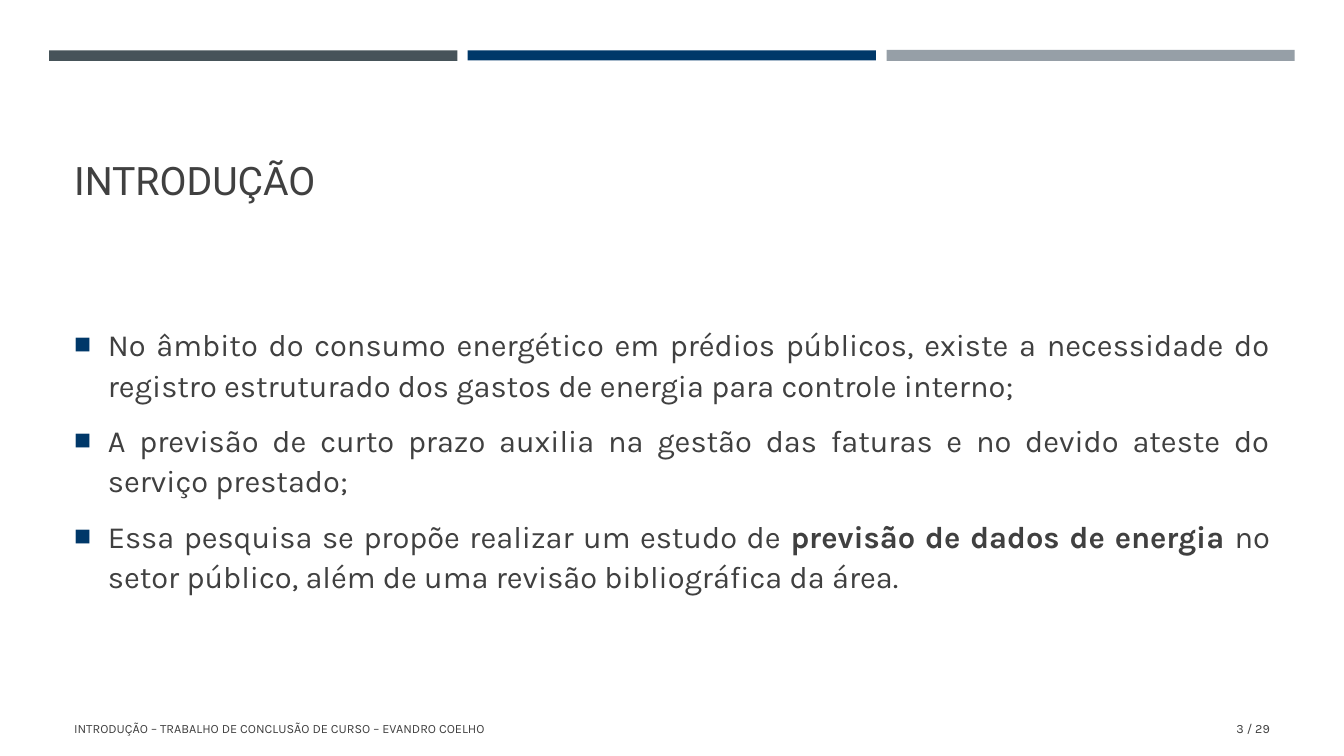
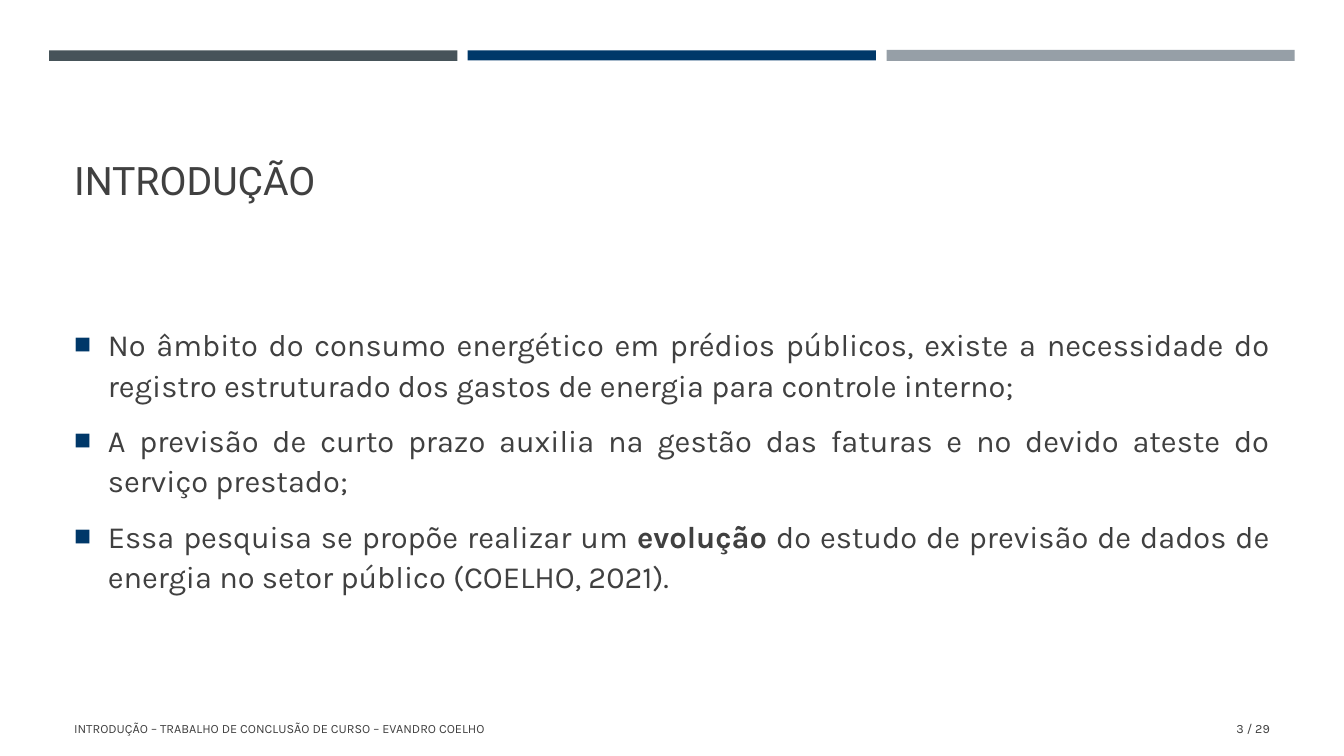
Before and after one commit to evandrorcoelho/energy-consumption-forecast, a slide deck: slide 3 of tcc_pos_graduacao_apresentacao_evandrocoelho.pptx. Drawn at 1344x756 pixels with LibreOffice and Linux fonts; fonts in the diff are those of the drawing. Boxes give left, top, right and bottom in pixels: in the first picture for what was removed or moved away, otherwise in the second. Text is boxed around its words. In the diff, an @@ line names an element or a change of style, - is before the commit and + after.

```diff
--- a/tcc_pos_graduacao_apresentacao_evandrocoelho.pptx
+++ b/tcc_pos_graduacao_apresentacao_evandrocoelho.pptx
@@ text at (108,526,1269,596): text changed @@
-■ Essa pesquisa se propõe realizar um estudo de previsão de dados de energia no setor público, além de uma revisão bibliográfica da área.
+■ Essa pesquisa se propõe realizar um evolução do estudo de previsão de dados de energia no setor público (COELHO, 2021).
```
Also in this commit, not shown: 12 other slides changed, 2 slides removed, 3 other files.
